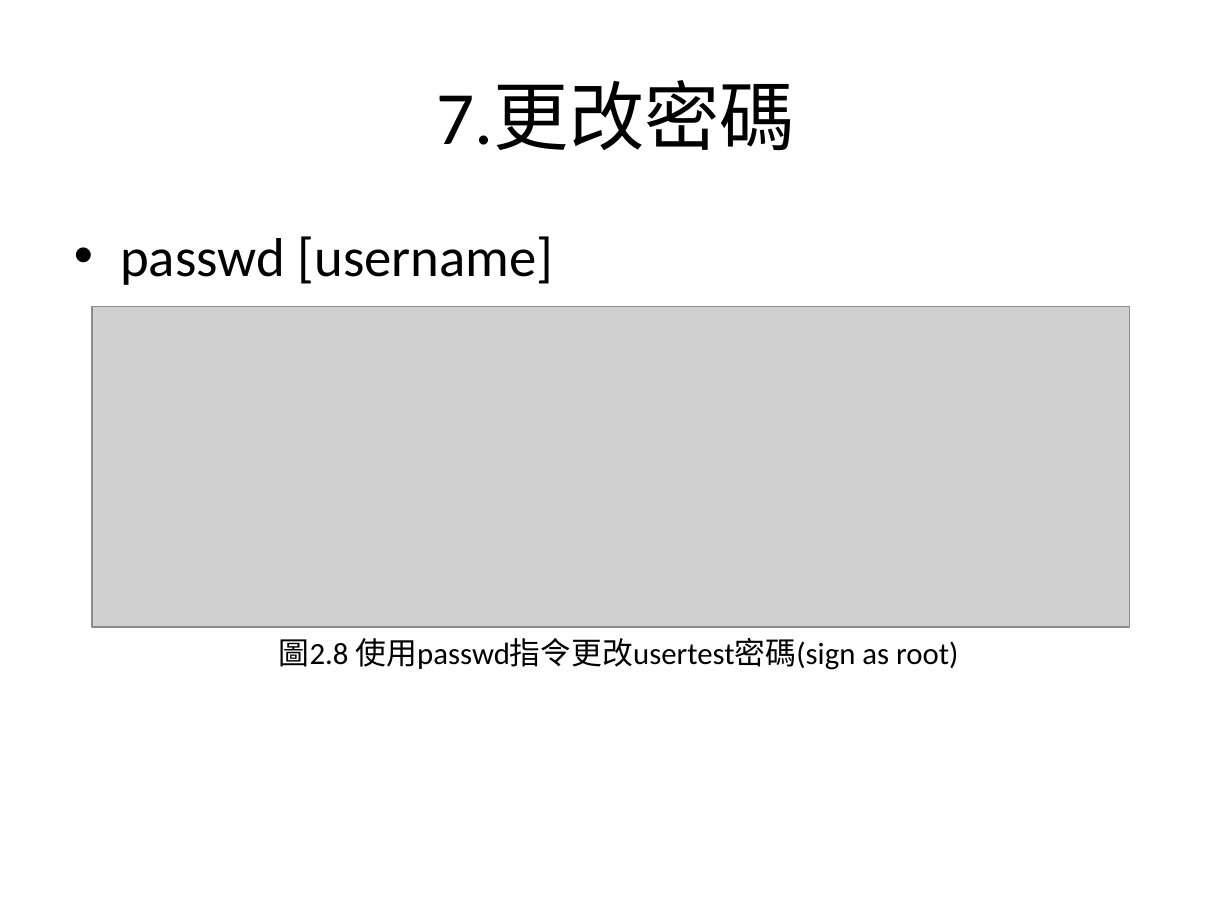
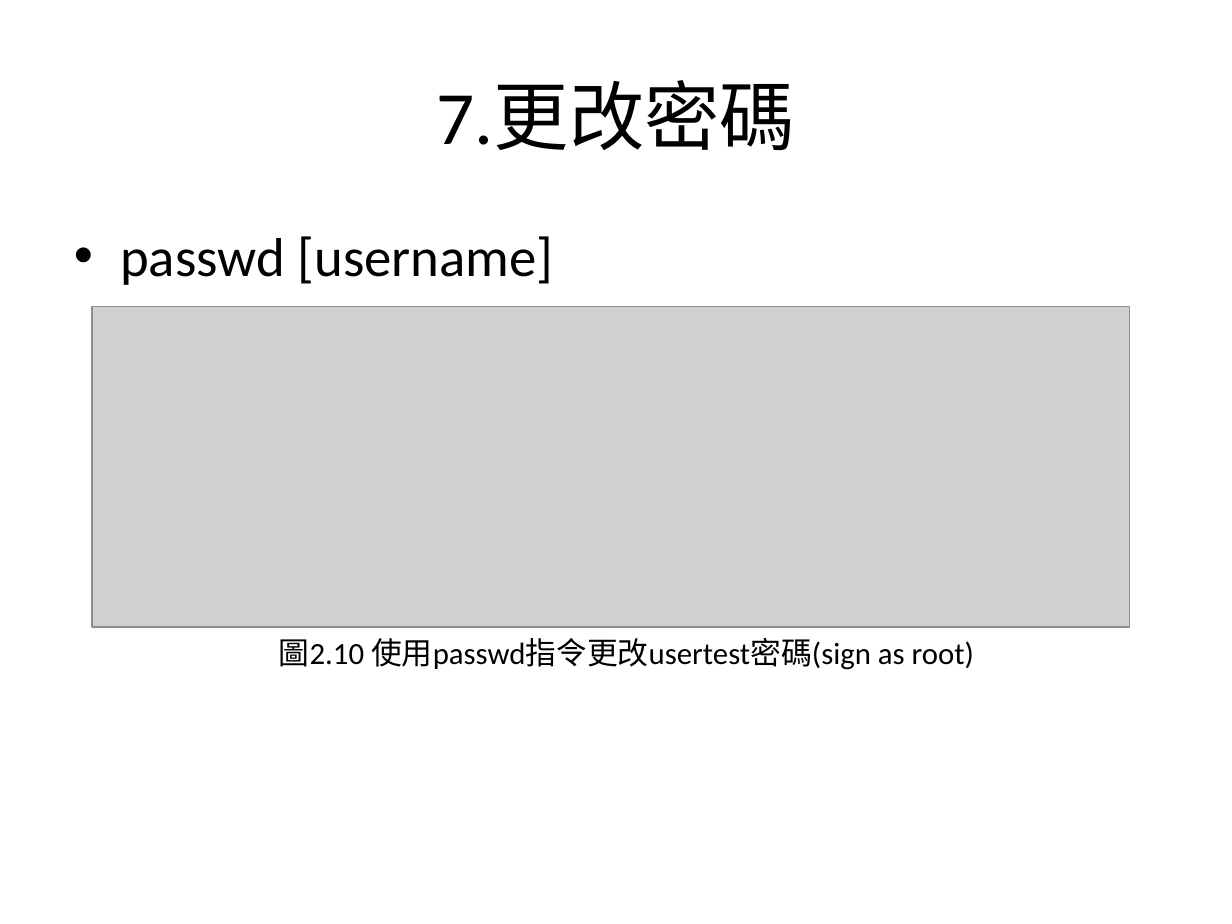
Before and after one commit to charlie11438/note, a slide deck: slide 16 of Linux/Linux_2.pptx (slide 14 before the commit). Drawn at 1232x924 pixels with LibreOffice and Linux fonts; fonts in the diff are those of the drawing; grey boxes stand for pictures. Boxes give left, top, right and bottom in pixels: in the first picture for what was removed or moved away, otherwise in the second. Text is boxed around its words. In the diff, an @@ line names an element or a change of style, - is before the commit and + after.

Commit message:
+修改圖片/新增切換帳號

```diff
--- a/Linux/Linux_2.pptx
+++ b/Linux/Linux_2.pptx
@@ text at (279, 638, 974, 670): text changed @@
-圖2.8 使用passwd指令更改usertest密碼(sign as root)
+圖2.10 使用passwd指令更改usertest密碼(sign as root)
```
Also in this commit, not shown: 4 other slides changed, 3 slides added.
